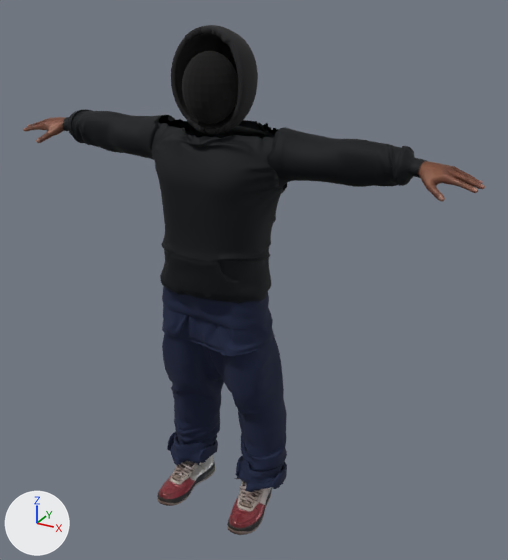
What one commit did to the glTF model media/james.glb.
Camera for both pictures: a 50 mm lens placed at (1.253, -2.021, 2.013), pointed at (0.103, 0.068, 0.969). Lighting does not change. The marker at lower left points along +X, +Y and +Z. The older version comes first. Vertices at exactly the same position are counted once.

In view in the first picture: 'Ch06', 'Hood'.
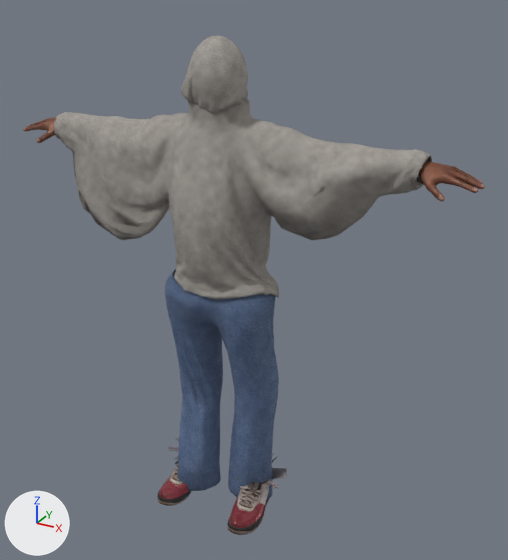
The edits, one by one:
Picture 'denim_col' (img_denim_col) is new.
Picture 'denim_nrm' (img_denim_nrm) is new.
Picture 'fleece_col' (img_fleece_col) is new.
Picture 'fleece_nrm' (img_fleece_nrm) is new.
Material 'Denim2' (mat_denim2) is new.
Uses the picture img_denim_col.
Uses the picture img_denim_nrm.
Material 'Fleece' (mat_fleece) is new.
Uses the picture img_fleece_col.
Uses the picture img_fleece_nrm.
me_ch06_001 is used by ob_ch06; location (0.0, 0.0, 0.0).
me_ch06_001 had 15478 vertices, 30660 faces and spanned x -0.89..0.89, y -0.21..0.2, z 0.0..1.55.
me_ch06_001 now has 4842 vertices, 9470 faces and spans x -0.89..0.89, y -0.21..0.16, z 0.0..1.5.
me_ch06_001 part 1: the loose piece of 2749 vertices spanning x -0.25..0.26, y -0.13..0.16, z 0.14..0.91 is deleted.
me_ch06_001 part 2: the loose piece of 2036 vertices spanning x -0.23..0.23, y -0.16..0.11, z 0.75..0.89 is deleted.
me_ch06_001 part 3: 4 vertices moved within x -0.69..0.69, y 0.01..0.04, z 1.45..1.48; 5117 vertices removed from x -0.69..0.69, y -0.2..0.2, z 0.85..1.55.
me_ch06_001 part 4: 734 vertices removed from x -0.27..0.27, y -0.1..0.15, z 0.13..0.22.
me_ch06_001 no longer uses material mat_denim.
Mesh me_jeans_001 is new.
It has 12650 vertices, 25304 faces and spans x -0.221..0.219, y -0.146..0.193, z 0.016..1.003.
It uses material mat_denim2.
Mesh me_hoodie_001 is new.
It has 17396 vertices, 34796 faces and spans x -0.737..0.717, y -0.178..0.187, z 0.885..1.824.
It uses material mat_fleece.
Object 'Hood' (ob_hood) is deleted.
Object 'Jeans' (ob_jeans) is new; it shows me_jeans_001.
Its location is (0.0, 0.0, 0.0).
Object 'Hoodie' (ob_hoodie) is new; it shows me_hoodie_001.
Its location is (0.0, 0.0, 0.0).

Changed parts and their boxes [x1, y1, x2, y2] in the pictures (508 x 560 px):
'Ch06', reshaped: before [23, 109, 485, 535]; after [23, 117, 485, 535]
'Hoodie', added: after [54, 35, 432, 300]
'Jeans', added (blue): after [165, 269, 279, 499]
'Hood', deleted (black): before [171, 25, 258, 135]
    faces in mat_hoodinside (black #0a0707): [175, 33, 238, 129]
    faces in mat_hoodfabric (black #1d1d1f): [171, 25, 258, 135]
part 1 of me_ch06_001, deleted (blue): before [162, 334, 287, 472]
part 2 of me_ch06_001, deleted (blue): before [162, 303, 275, 356]
part 3 of me_ch06_001, cut back: before [62, 109, 426, 329]
part 4 of me_ch06_001, deleted (blue): before [167, 431, 287, 492]
